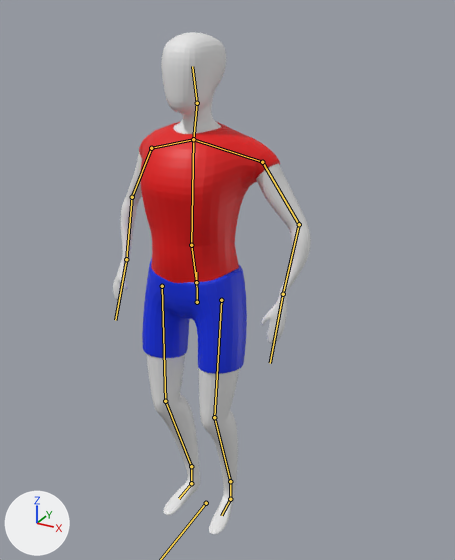
The FBX model Assets/Models/Men/UNITRYmen.fbx as it was, and as the next commit left it.
The view is the same before and after, from a 50 mm lens placed at (0.952, -1.532, 1.715), pointed at (0.072, 0.068, 0.915). Arrows for +X, +Y and +Z are at lower left; the lights stay in place. Both versions are drawn at frame 1 of the action 'CharArmature|CharArmatureAction'; the numbers are the values there. The bones that bend it are drawn over the model as lines.

The first picture shows 'Character', 'Pants', 'Shirt'.
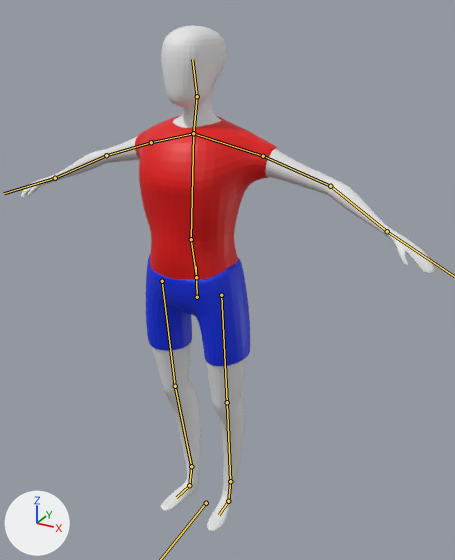
Changed parts and their boxes (x1, y1, x2, y2) in the pictures (455 x 560 px):
'Character', posed (108% wider): before (113, 32, 311, 534); after (21, 25, 434, 531)
'Shirt', posed: before (139, 122, 280, 283); after (135, 116, 277, 280)
'Pants', posed: before (142, 259, 247, 374); after (146, 255, 250, 366)
bone 'Pelvis', root to tip: before (197, 302) to (196, 272); after (197, 297) to (196, 266)
bone 'Arm.L', root to tip: before (262, 162) to (299, 224); after (263, 156) to (330, 186)
bone 'ForeArm.L', root to tip: before (299, 224) to (283, 294); after (330, 186) to (387, 231)
bone 'Arm.R', root to tip: before (151, 148) to (132, 197); after (151, 142) to (106, 155)
bone 'ForeArm.R', root to tip: before (132, 197) to (126, 259); after (106, 155) to (55, 178)
bone 'Thigh.L', root to tip: before (221, 300) to (214, 417); after (221, 295) to (227, 402)
bone 'LowLeg.L', root to tip: before (214, 417) to (230, 481); after (227, 402) to (230, 481)
bone 'Thigh.R', root to tip: before (162, 286) to (165, 401); after (162, 281) to (175, 386)
bone 'LowLeg.R', root to tip: before (165, 401) to (191, 466); after (175, 386) to (191, 466)

Diff of the bpy script that builds the scene:
```diff
--- a/Assets/Models/Men/UNITRYmen.fbx.py
+++ b/Assets/Models/Men/UNITRYmen.fbx.py
@@ bone_pelvis @@
 bone_pelvis = bpy.data.objects['CharArmature'].pose.bones['Pelvis']  # child of 'Pelvis.001'
-bone_pelvis.location = (0.0, -0.017, 0.0)
+bone_pelvis.location = (0.0, 0.0, 0.0)
@@ bone_arm_l @@
 bone_arm_l = bpy.data.objects['CharArmature'].pose.bones['Arm.L']  # child of 'Clavicle.L'
-bone_arm_l.rotation_quaternion = (0.855, -0.313, 0.4, -0.103)  # degrees (-52, 38, -33)
+bone_arm_l.rotation_quaternion = (0.998, 0.013, 0.064, -0.002)  # degrees (1, 7, 0)
@@ bone_forearm_l @@
 bone_forearm_l = bpy.data.objects['CharArmature'].pose.bones['ForeArm.L']  # child of 'Arm.L'
-bone_forearm_l.rotation_quaternion = (0.984, -0.004, 0.0, -0.176)  # degrees (0, 0, -20)
+bone_forearm_l.rotation_quaternion = (1.0, 0.0, 0.0, 0.0)  # degrees (0, 0, 0)
@@ bone_arm_r @@
 bone_arm_r = bpy.data.objects['CharArmature'].pose.bones['Arm.R']  # child of 'Clavicle.R'
-bone_arm_r.rotation_quaternion = (0.856, -0.314, -0.397, 0.107)  # degrees (-52, -38, 33)
+bone_arm_r.rotation_quaternion = (0.998, 0.013, -0.064, 0.002)  # degrees (1, -7, 0)
@@ bone_forearm_r @@
 bone_forearm_r = bpy.data.objects['CharArmature'].pose.bones['ForeArm.R']  # child of 'Arm.R'
-bone_forearm_r.rotation_quaternion = (0.987, -0.003, 0.0, 0.161)  # degrees (0, 0, 19)
+bone_forearm_r.rotation_quaternion = (1.0, 0.0, 0.0, 0.0)  # degrees (0, 0, 0)
@@ bone_thigh_l @@
 bone_thigh_l = bpy.data.objects['CharArmature'].pose.bones['Thigh.L']  # child of 'Pelvis'
-bone_thigh_l.rotation_quaternion = (0.995, -0.086, 0.037, 0.015)  # degrees (-10, 4, 1)
+bone_thigh_l.rotation_quaternion = (0.999, -0.001, 0.039, 0.001)  # degrees (0, 4, 0)
@@ bone_lowleg_l @@
 bone_lowleg_l = bpy.data.objects['CharArmature'].pose.bones['LowLeg.L']  # child of 'Thigh.L'
-bone_lowleg_l.rotation_quaternion = (0.984, 0.181, 0.0, 0.0)  # degrees (21, 0, 0)
+bone_lowleg_l.rotation_quaternion = (1.0, 0.0, 0.0, 0.0)  # degrees (0, 0, 0)
@@ bone_thigh_r @@
 bone_thigh_r = bpy.data.objects['CharArmature'].pose.bones['Thigh.R']  # child of 'Pelvis'
-bone_thigh_r.rotation_quaternion = (0.995, -0.086, -0.037, -0.015)  # degrees (-10, -4, -1)
+bone_thigh_r.rotation_quaternion = (0.999, -0.001, -0.039, -0.001)  # degrees (0, -4, 0)
@@ bone_lowleg_r @@
 bone_lowleg_r = bpy.data.objects['CharArmature'].pose.bones['LowLeg.R']  # child of 'Thigh.R'
-bone_lowleg_r.rotation_quaternion = (0.984, 0.181, 0.0, 0.0)  # degrees (21, 0, 0)
+bone_lowleg_r.rotation_quaternion = (1.0, 0.0, 0.0, 0.0)  # degrees (0, 0, 0)
```
